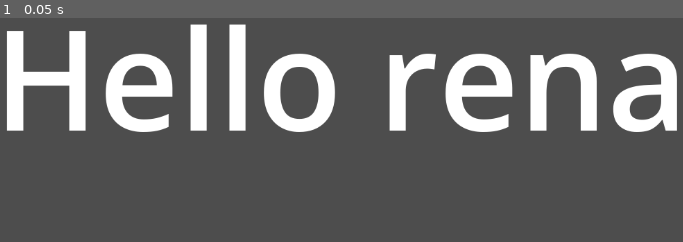
Above: before the commit, frame 1.
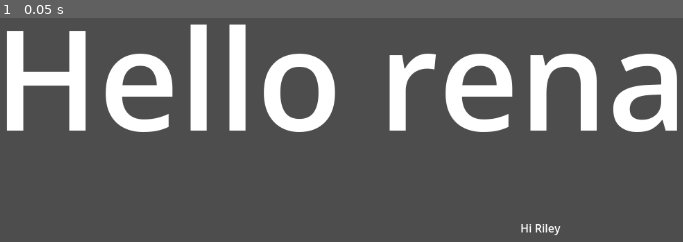
Above: after the commit, the same moment.

Repository: rileylyman/dinochicken
Game: Godot game, scene res://src/main.tscn
Same seed, same stepped clock (60 frames per second), same inputs: the game is played once before the commit and once after it. The project has no main scene, so this scene is started directly.
Inputs:
- Up to frame 1 (0.05 s): no input

The runs differ from the first frame. In frame 1, 0.1% of the frame differs, in the area x 76-83%, y 91-97%.

Commit message:
Update main.tscn
test push

Diff:
--- a/src/main.tscn
+++ b/src/main.tscn
@@ -9,3 +9,10 @@
 offset_bottom = 438.0
 theme_override_font_sizes/font_size = 201
 text = "Hello rena"
+
+[node name="Label2" type="Label" parent="." unique_id=968366189]
+offset_left = 870.0
+offset_top = 508.0
+offset_right = 928.0
+offset_bottom = 531.0
+text = "Hi Riley"
